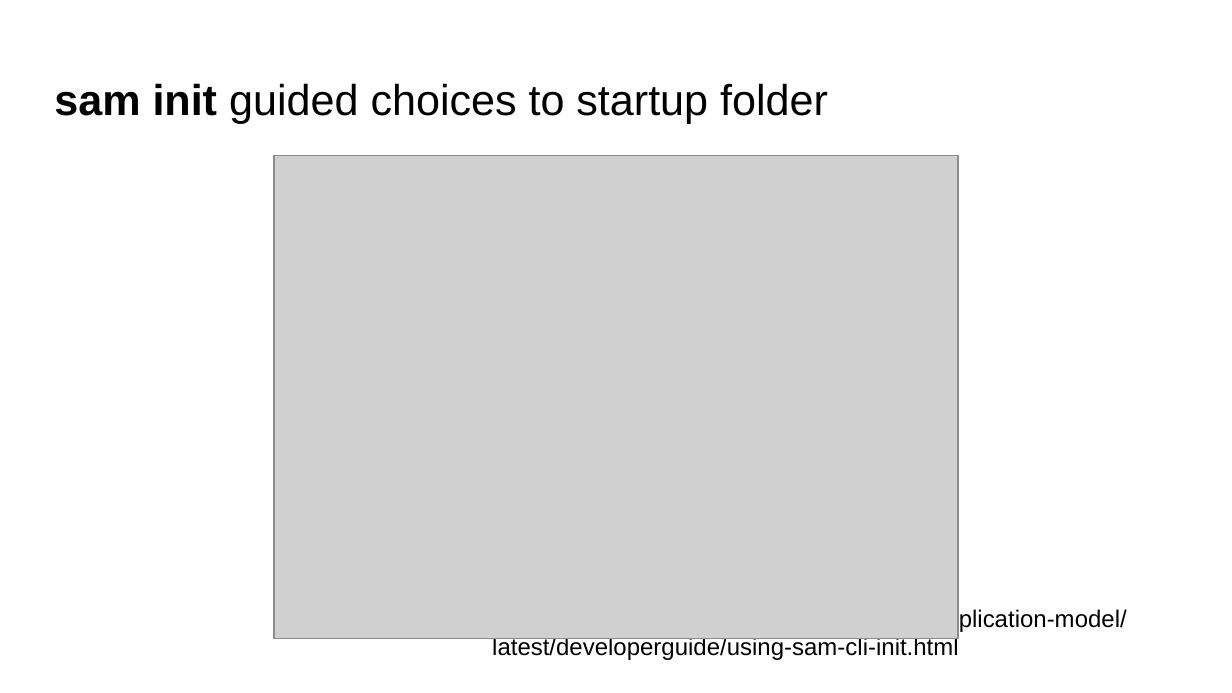
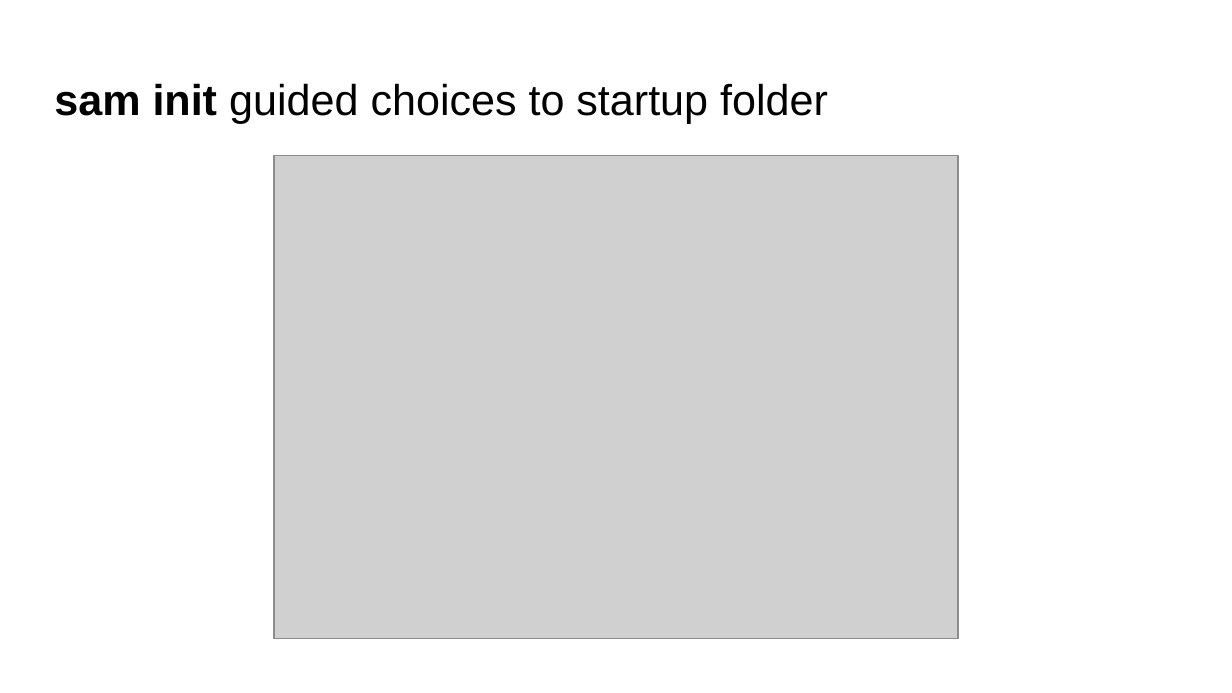
Before and after one commit to praveen-taneja/sentiment-analysis-lambda, a slide deck: slide 9 of docs/How to deploy an ML model with an API on AWS Lamba.pptx. Drawn at 1232x693 pixels with LibreOffice and Linux fonts; fonts in the diff are those of the drawing; grey boxes stand for pictures. Boxes give left, top, right and bottom in pixels: in the first picture for what was removed or moved away, otherwise in the second. Text is boxed around its words. In the diff, an @@ line names an element or a change of style, - is before the commit and + after.

```diff
--- a/docs/How to deploy an ML model with an API on AWS Lamba.pptx
+++ b/docs/How to deploy an ML model with an API on AWS Lamba.pptx
@@ text removed at box(492, 607, 1127, 660) @@
-https://docs.aws.amazon.com/serverless-application-model/latest/developerguide/using-sam-cli-init.html
```
Also in this commit, not shown: 9 other slides changed, 2 slides added, 18 slides removed.
